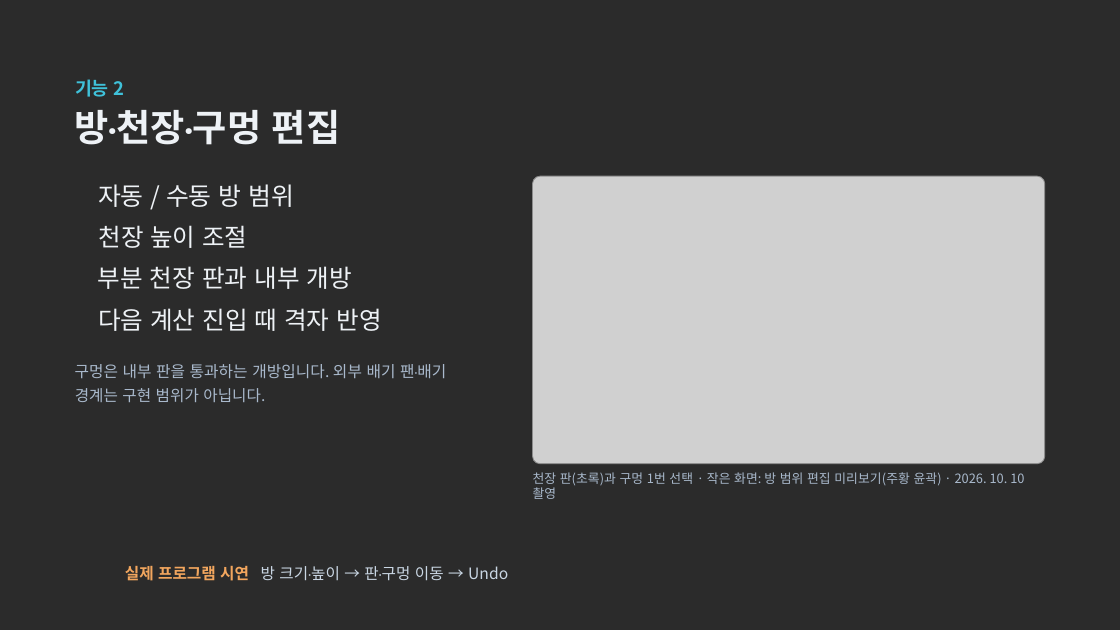
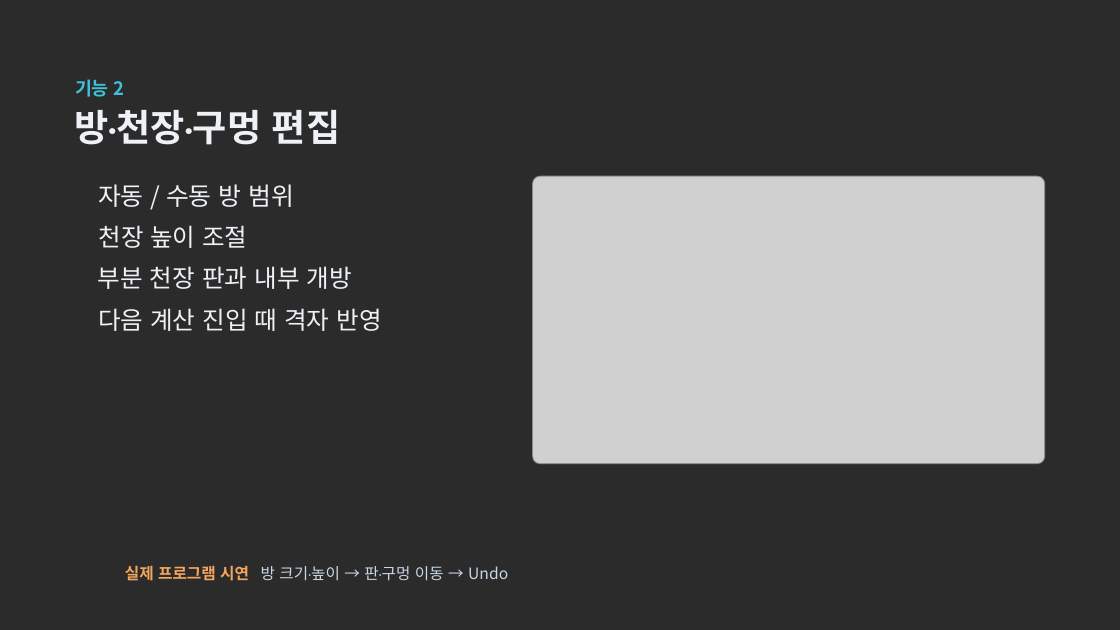
Before and after one commit to dongkimyeon/VRG_TermProj, a slide deck: slide 6 of Presentation/AI 데이터센터 냉각 디지털 트윈 — 중간발표 (편집용).pptx. Drawn at 1120x630 pixels with LibreOffice and Linux fonts; fonts in the diff are those of the drawing; grey boxes stand for pictures; background and template pictures are left out; a plain dark background stands for a picture behind light text. Boxes give left, top, right and bottom in pixels: in the first picture for what was removed or moved away, otherwise in the second. Text is boxed around its words. In the diff, an @@ line names an element or a change of style, - is before the commit and + after.

```diff
--- a/Presentation/AI 데이터센터 냉각 디지털 트윈 — 중간발표 (편집용).pptx
+++ b/Presentation/AI 데이터센터 냉각 디지털 트윈 — 중간발표 (편집용).pptx
@@ text removed at <box>75,364,446,378</box> @@
-구멍은 내부 판을 통과하는 개방입니다. 외부 배기 팬·배기
@@ text removed at <box>75,388,265,402</box> @@
-경계는 구현 범위가 아닙니다.
@@ text removed at <box>533,472,1024,499</box> @@
-천장 판(초록)과 구멍 1번 선택 · 작은 화면: 방 범위 편집 미리보기(주황 윤곽) · 2026. 10. 10 촬영
```
Also in this commit, not shown: 7 other slides changed.
